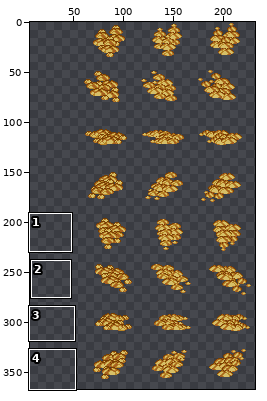
Edited in one commit: sprite sheet (img/pmd-overworld/00XX/005X/0051s.png). The picture above shows the old version from afar; the outline marks the close-up.
Close-up. Before:
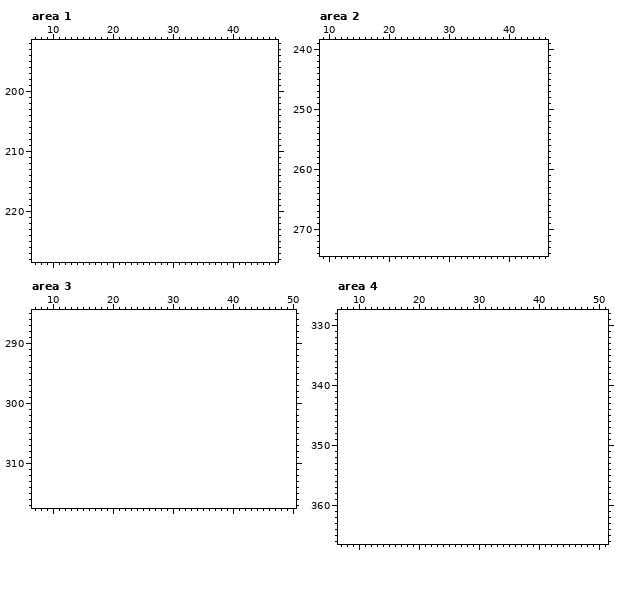
The file is 174x368 pixels. Shown: area 1: x 7..47, y 192..228; area 2: x 9..46, y 239..274; area 3: x 7..50, y 285..317; area 4: x 7..51, y 328..366. The old version is drawn lined up with the new one, on the new canvas. The wide view leaves out empty margins. The commit also changed other parts of the picture, which this record leaves out.
Palette (. is transparent): 
New version:
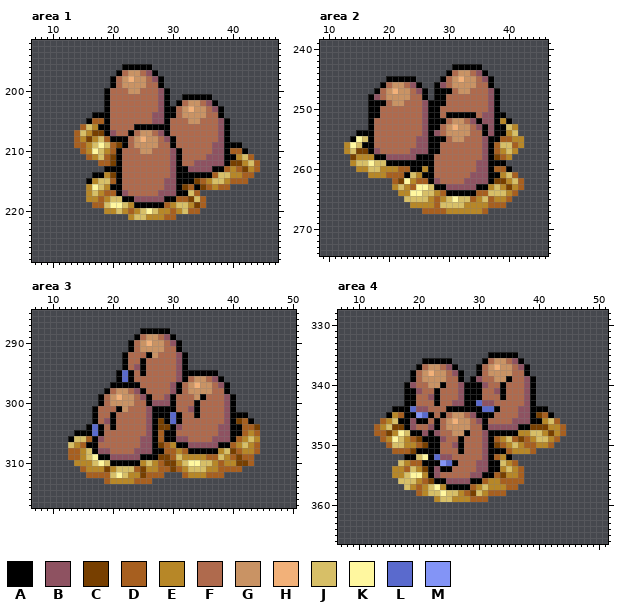
Colours new in this view: A #000000  B #8e5261  C #773f00  D #a75f1f  E #b78727  F #af6a4d  G #c99364  H #f2b179  J #d7bf67  K #fff79f  L #5a6acd  M #8394f6
The exact change:
canvas 174x368 -> 232x368, the old top-left corner now at 58,0
Area 1:
y 196: x 22..26 ..... -> AAAAA
y 197: x 21..27 ....... -> AFGGFBA
y 198: x 20..28 ......... -> AFGHGGFBA
y 199: x 20..28 ......... -> AFGGGGFFA
y 200: x 19..29 ........... -> AFFFGGFFFBA
y 201: x 19..29 ........... -> AFFFFFFFFBA; x 32..36 ..... -> AAAAA
y 202: x 19..29 ........... -> AFFFFFFFFBA; x 31..37 ....... -> AFGGFBA
y 203: x 19..38 .................... -> AFFFFFFFFBAAFGHGGFBA
y 204: x 17..38 ...................... -> AAAFFFFFFFBBAAFGGGGFFA
y 205: x 16..39 ........................ -> ADDAFFFFFFFBBAFFFGGFFFBA
y 206: x 15..39 ......................... -> DJEAAFFFFAAAAAAFFFFFFFFBA
y 207: x 14..39 .......................... -> DJECCABFFAFGGFBAFFFFFFFFBA
y 208: x 14..39 .......................... -> DECEJDAAAFGHGGFBAFFFFFFFBA
y 209: x 14..41 ............................ -> DDEJKJDCAFGGGGFFAFFFFFFBBAAA
y 210: x 15..42 ............................ -> DEKJEDAFFFGGFFFBAFFFFFBBADDA
y 211: x 16..43 ............................ -> DEJDCAFFFFFFFFBAFFFFBBBAAEJD
y 212: x 18..44 ........................... -> DDCAFFFFFFFFBAFFBBBBBACCEJD
y 213: x 19..44 .......................... -> AAAFFFFFFFFBAABBBBAADEDCED
y 214: x 17..43 ........................... -> AAECAFFFFFFFFBAAAAAADJJEEDD
y 215: x 16..42 ........................... -> AEJJDAFFFFFFFBBAAACDEJJEDDD
y 216: x 16..39 ........................ -> EKJEAAFFFFFFFBBACDACDEDD
y 217: x 16..34 ................... -> EJEDDABFFFFFBBBAAJD
y 218: x 16..35 .................... -> EEDEJJAABBBBBAADDCJD
y 219: x 17..35 ................... -> DDJKKJEAAAAADEJJECD
y 220: x 19..34 ................ -> EEJEDEJKJEEDEJDD
y 221: x 23..30 ........ -> EJJEEEDD
Area 2:
y 243: x 31..35 ..... -> AAAAA
y 244: x 30..36 ....... -> AFGGFBA
y 245: x 20..24 ..... -> AAAAA; x 29..37 ......... -> AFGHGGFBA
y 246: x 19..25 ....... -> AFGGFBA; x 28..37 .......... -> ABFGGGGFFA
y 247: x 18..26 ......... -> AFGHGGFBA; x 28..38 ........... -> AAAFGGFFFBA
y 248: x 17..26 .......... -> ABFGGGGFFA; x 28..38 ........... -> AAFFFFFFFBA
y 249: x 17..38 ...................... -> AAAFGGFFFBAAAFFFFFFFBA
y 250: x 17..38 ...................... -> AAFFFFFFFBAAFFFFFFFFBA
y 251: x 17..39 ....................... -> AAFFFFFFFBAAFAAAAAFBBAA
y 252: x 17..40 ........................ -> AFFFFFFFFBAAAFGGFBABBAEA
y 253: x 17..41 ......................... -> AFFFFFFFFBAAFGHGGFBABAAJE
y 254: x 15..41 ........................... -> AAAFFFFFFFFBABFGGGGFFABAAEJ
y 255: x 14..42 ............................. -> AKJAFFFFFFFBBAAAFGGFFFBAADDEE
y 256: x 13..42 .............................. -> EKJAAFFFFFFFBBAAFFFFFFFBADJJDE
y 257: x 13..41 ............................. -> EJCCABFFFFFBBBAAFFFFFFFBADEJE
y 258: x 14..40 ........................... -> CEEEAABBBBBAAAFFFFFFFFBACDE
y 259: x 14..39 .......................... -> EJJKJJAAAAAAAAFFFFFFFBBAAA
y 260: x 15..40 .......................... -> EEJJEEEDDAAEAFFFFFFFBBADDA
y 261: x 17..41 ......................... -> EEEDDDAJEAAFFFFFFBBBAAEJD
y 262: x 21..42 ...................... -> DCKEDDABFFFFBBBBACCEJD
y 263: x 21..42 ...................... -> EJEDKKJAABBBBBAAEJECED
y 264: x 22..41 .................... -> EEKKJJEDAAAAADDJJJED
y 265: x 23..40 .................. -> JJJJEDEJKJJDEJDEED
y 266: x 24..39 ................ -> EEEEDJJJJEEEEDDD
y 267: x 26..36 ........... -> DDDDEEEEEED
Area 3:
y 288: x 25..29 ..... -> AAAAA
y 289: x 24..30 ....... -> AFGGFBA
y 290: x 23..31 ......... -> AFGHGGFBA
y 291: x 23..31 ......... -> AFGGGGFFA
y 292: x 22..32 ........... -> AFFFAGFFFBA
y 293: x 22..32 ........... -> AFFAFFFFFBA
y 294: x 22..32 ........... -> AFBAFFFFFBA
y 295: x 21..37 ................. -> ALAFAFFFFFBAAAAAA
y 296: x 21..38 .................. -> ALAFFFFFFFBAFGGFBA
y 297: x 20..39 .................... -> AAAAAFFFFFBAFGHGGFBA
y 298: x 19..39 ..................... -> AFGGFBAFFFFBAFGGGGFFA
y 299: x 18..40 ....................... -> AFGHGGFBAFFBAFFFGAFFFBA
y 300: x 18..40 ....................... -> AFGGGGFFABBBAFFFAFFFFBA
y 301: x 17..40 ........................ -> AFFFAGFFFBAAAAFFBAFFFFBA
y 302: x 17..42 .......................... -> AFFAFFFFFBAAALAFFAFFFFBAAA
y 303: x 17..43 ........................... -> AFBAFFFFFBACALAFFFFFFFBACDA
y 304: x 16..44 ............................. -> ALAFAFFFFFBACCABFFFFFFBBAADDC
y 305: x 14..44 ............................... -> AAALAFFFFFFFBADAAFFFFFFFBBAADED
y 306: x 13..44 ................................ -> AJJDABFFFFFFBBADAABBFFFFBBBADEJE
y 307: x 13..44 ................................ -> JEDAAFFFFFFFBBACDEAABBBBBAADEJED
y 308: x 13..44 ................................ -> DDEJABBFFFFBBBAADDEDAAAAAEJCDEED
y 309: x 13..43 ............................... -> DDEJKAABBBBBAAACCDJEEEEDDJEDCDD
y 310: x 14..43 .............................. -> EEEJKJAAAAAEJEDCCEJKKJJEDEECCD
y 311: x 15..41 ........................... -> DEEECEJJJDCEEDDCDEJJJEEDDDD
y 312: x 16..28 ............. -> DDDDJKJEECDDD; x 32..38 ....... -> DEEEDDD
y 313: x 19..26 ........ -> DEEEEDDD
Area 4:
y 335: x 32..36 ..... -> AAAAA
y 336: x 21..25 ..... -> AAAAA; x 31..37 ....... -> AFGGFBA
y 337: x 20..26 ....... -> AFGGFBA; x 30..38 ......... -> AFGHGGFBA
y 338: x 19..27 ......... -> AFGHGGFBA; x 30..38 ......... -> AFGGGGFFA
y 339: x 19..27 ......... -> AFGGGGFFA; x 29..39 ........... -> ABFFGGAFFBA
y 340: x 18..39 ...................... -> ABFFGGAFFBAAABFFAFFFBA
y 341: x 18..39 ...................... -> AABFFAFFFBAAAFFBAFFFBA
y 342: x 18..39 ...................... -> AAFFBAFFFBAAAFFFAFFFBA
y 343: x 18..39 ...................... -> AAFFFAFFBBAALBBFFFFFBA
y 344: x 16..41 .......................... -> AAALBBFFFAAAAAALLAFFFBBAAA
y 345: x 15..42 ............................ -> AEDAAMLAFAFGGFBAAAFFFFBBACDA
y 346: x 14..43 .............................. -> DEJAABAAFAFGHGGFBAFFFFBBBAAEJD
y 347: x 13..44 ................................ -> DEJCCABFFBAFGGGGFFABBBBBAACCCEED
y 348: x 13..44 ................................ -> DDCEKJAABABFFGGAFFBAAAAAEEJJECED
y 349: x 14..43 .............................. -> DEKJEDCAAABFFAFFFBADEJDCDEJJED
y 350: x 15..42 ............................ -> DJJEEDCAAFFBAFFFBACDEJEDDEED
y 351: x 16..39 ........................ -> DDDCAAAAFFFAFFFBAAADEEED
y 352: x 18..35 .................. -> AAJKALBBFFFFFBADEA
y 353: x 17..36 .................... -> JEDDAAAMLAFFFBBAAJED
y 354: x 16..37 ...................... -> EEDJECABAAFFFFBBAAEJED
y 355: x 16..37 ...................... -> EEJKKEABFFFFFBBAADCEED
y 356: x 17..37 ..................... -> JJJEDCAABBBBAADEEDDDD
y 357: x 18..36 ................... -> JEDEJKEAAAADEJEEEDD
y 358: x 20..34 ............... -> DEJJKJJEDCJEDDD
y 359: x 23..31 ......... -> EJJEEEDDD
